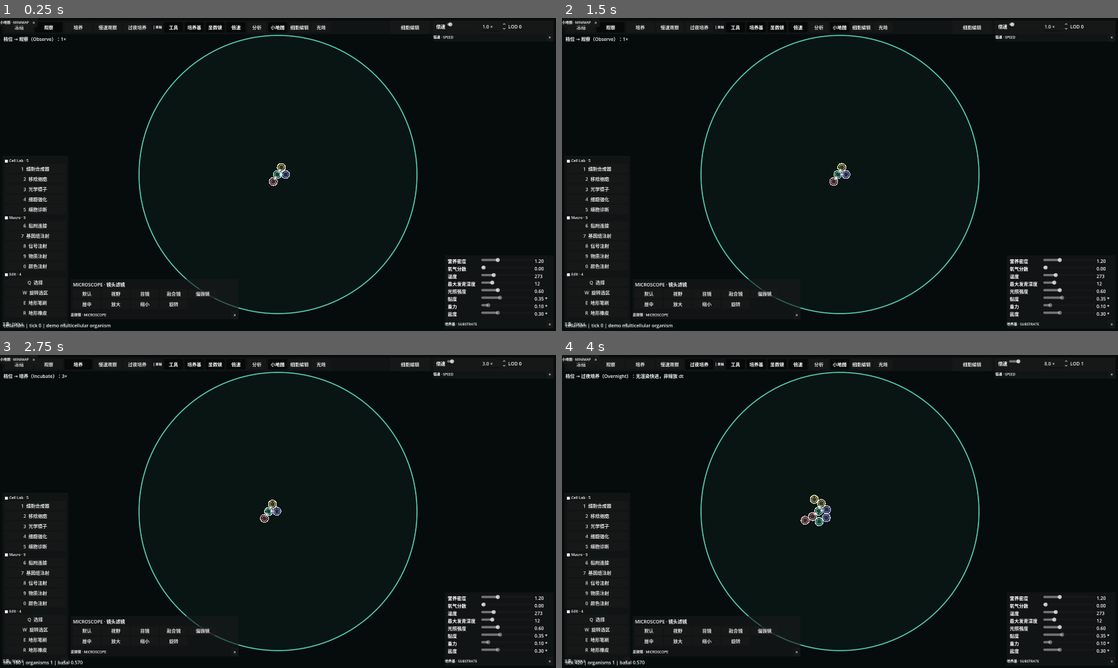
Above: before the commit, frames 1-4 (two rows, left to right).
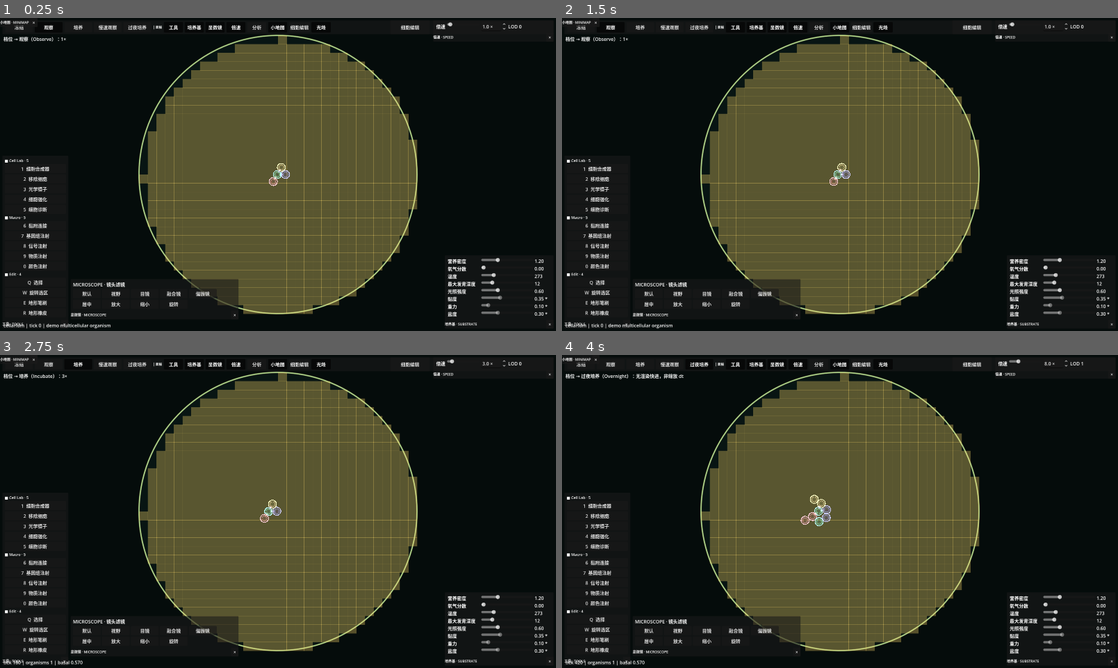
Above: after the commit, the same moments.

Repository: Oatol/cellarium
Game: Godot game, scene res://scenes/main.tscn
Same seed, same stepped clock (60 frames per second), same inputs: the game is played once before the commit and once after it.
Inputs:
- Up to frame 1 (0.25 s): no input
- Up to frame 2 (1.5 s): click "冻结" at 0.5 s; click "观察" at 1.25 s
- Up to frame 3 (2.75 s): click "培养" at 2 s
- Up to frame 4 (4 s): click "慢速观察" at 2.75 s; click "过夜培养" at 3.5 s

The runs differ from the first frame. In frame 1, 34% of the frame differs, in the area x 24-76%, y 2-95%; in frame 2, 34%; in frame 3, 34%; in frame 4, 34%.

Commit message:
v0.12.1: make light field visible by default and fix toggle path

Diff:
--- a/godot/cellarium-release/project.godot
+++ b/godot/cellarium-release/project.godot
@@ -12,7 +12,7 @@
 
 config/name="cellarium"
 config/description="创生模拟器 · 木卫二冰下海洋人工生命沙盒（多细胞协作 / 开放式进化）"
-config/version="0.12.0"
+config/version="0.12.1"
 run/main_scene="res://scenes/main.tscn"
 config/features=PackedStringArray("4.7", "Forward Plus")
 
--- a/godot/cellarium-release/scenes/main.tscn
+++ b/godot/cellarium-release/scenes/main.tscn
@@ -30,7 +30,7 @@
 [node name="FieldLayer" type="Node2D" parent="DishView" unique_id=1725509909]
 script = ExtResource("18_fieldlayer")
 channel_index = 3
-visible_by_default = false
+visible_by_default = true
 
 [node name="SelectionLayer" type="Node2D" parent="DishView"]
 script = ExtResource("19_selectionlayer")
--- a/godot/cellarium-release/scripts/rendering/FieldLayer.gd
+++ b/godot/cellarium-release/scripts/rendering/FieldLayer.gd
@@ -6,8 +6,8 @@
 @export var environment_manager_path: NodePath = ^"../../Simulation/EnvironmentManager"
 @export var tick_core_path: NodePath = ^"../../Simulation/TickCore"
 @export var channel_index: int = 3
-@export var visible_by_default: bool = false
-@export var max_alpha: float = 0.42
+@export var visible_by_default: bool = true
+@export var max_alpha: float = 0.55
 
 var environment_manager: Node = null
 var tick_core: Node = null
@@ -73,6 +73,7 @@
 		if value > max_value:
 			max_value = value
 	max_value = maxf(max_value, 0.001)
+	var lit_cells: int = 0
 	for row in range(resolution):
 		for column in range(resolution):
 			var index: int = row * resolution + column
@@ -88,3 +89,7 @@
 			var strength: float = clampf(value / max_value, 0.0, 1.0)
 			draw_rect(Rect2(world_cell, Vector2(cell_size + 0.5, cell_size + 0.5)),
 				Color(tint.r, tint.g, tint.b, strength * max_alpha), true)
+			lit_cells += 1
+	# 皿内边界描一条暖色细环，让「照明覆盖范围」一眼可辨（纯视图派生）。
+	if lit_cells > 0:
+		draw_arc(center, radius, 0.0, TAU, 128, Color(tint.r, tint.g, tint.b, 0.55), 2.0, true)
--- a/godot/cellarium-release/scripts/ui/GameHUD.gd
+++ b/godot/cellarium-release/scripts/ui/GameHUD.gd
@@ -104,10 +104,11 @@
 
 ## 光场/选区可视化层引用；field 层默认关，用户可经顶栏开关打开。
 func _register_view_layers() -> void:
-	_field_layer = get_node_or_null("../DishView/FieldLayer")
-	_selection_layer = get_node_or_null("../DishView/SelectionLayer")
+	_field_layer = get_node_or_null("../../DishView/FieldLayer")
+	_selection_layer = get_node_or_null("../../DishView/SelectionLayer")
+	# 光场默认可见：像 Cell Lab 一样开机就能看到照明覆盖范围，顶栏「光场」可关。
 	if _field_layer != null and _field_layer.has_method("set_enabled"):
-		_field_layer.call("set_enabled", false)
+		_field_layer.call("set_enabled", true)
 
 ## 面板装饰系统：给每个面板加可拖动标题栏 + 图钉（可选）+ 关闭按钮。
 ## 面板自身 _ready 已缓存其子节点引用，这里重挂内容节点不会影响它们。
@@ -161,7 +162,10 @@
 		button.toggled.connect(Callable(self, "_on_panel_toggle").bind(button))
 		var target_path: String = str(definition[1])
 		var target: Node = get_node_or_null(target_path)
-		button.set_pressed_no_signal(target != null and target.visible)
+		var initial_pressed: bool = target != null and target.visible
+		if target_path == "@field" and _field_layer != null and _field_layer.has_method("is_enabled"):
+			initial_pressed = bool(_field_layer.call("is_enabled"))
+		button.set_pressed_no_signal(initial_pressed)
 		_panel_toggles[target_path] = button
 		row.add_child(button)
 
--- a/godot/cellarium-release/tools/SmokeTest.gd
+++ b/godot/cellarium-release/tools/SmokeTest.gd
@@ -3181,18 +3181,36 @@
 		push_error("SmokeTest: report unlock button did not clear selection")
 		instance.queue_free(); return false
 
-	# (6) 光场层：存在、默认关闭、可开、通道=3、有 set_channel。
+	# (6) 光场层：默认可见、通道=3 有实际光照数据、顶栏开关可关可开。
 	var field_layer: Node = instance.get_node_or_null("DishView/FieldLayer")
 	if field_layer == null or not field_layer.has_method("set_enabled") or not field_layer.has_method("set_channel"):
 		push_error("SmokeTest: FieldLayer view API missing")
 		instance.queue_free(); return false
+	if not bool(field_layer.call("is_enabled")) or not bool(field_layer.visible):
+		push_error("SmokeTest: FieldLayer should be visible by default")
+		instance.queue_free(); return false
+	if hud.get("_field_layer") == null:
+		push_error("SmokeTest: HUD field layer path is wrong")
+		instance.queue_free(); return false
+	var light_values: PackedFloat32Array = ((instance.get_node("Simulation/EnvironmentManager").get("field") as RefCounted).get("channels") as Array)[3] as PackedFloat32Array
+	var lit_cells: int = 0
+	for value in light_values:
+		if value > 0.001:
+			lit_cells += 1
+	if lit_cells == 0:
+		push_error("SmokeTest: light channel has no visible coverage")
+		instance.queue_free(); return false
+	var field_toggle: Button = toggles.get("@field", null) as Button
+	if field_toggle == null or not field_toggle.is_pressed():
+		push_error("SmokeTest: field toggle not initialized pressed")
+		instance.queue_free(); return false
+	field_toggle.set_pressed(false)
 	if bool(field_layer.call("is_enabled")):
-		push_error("SmokeTest: FieldLayer should default off")
-		instance.queue_free(); return false
-	field_layer.call("set_enabled", true)
-	field_layer.call("set_channel", 3)
+		push_error("SmokeTest: field toggle did not hide light field")
+		instance.queue_free(); return false
+	field_toggle.set_pressed(true)
 	if not bool(field_layer.call("is_enabled")) or int(field_layer.get("channel_index")) != 3:
-		push_error("SmokeTest: FieldLayer enable/channel failed")
+		push_error("SmokeTest: field toggle did not restore light field")
 		instance.queue_free(); return false
 
 	# (7) 镜头滤镜：切换镜头不改 camera.zoom；各镜头滤镜参数不同。
Not shown, changed: CHANGELOG.md
Not shown, changed: analysis/CellLab_细胞物理与外观_代码级分析.md
